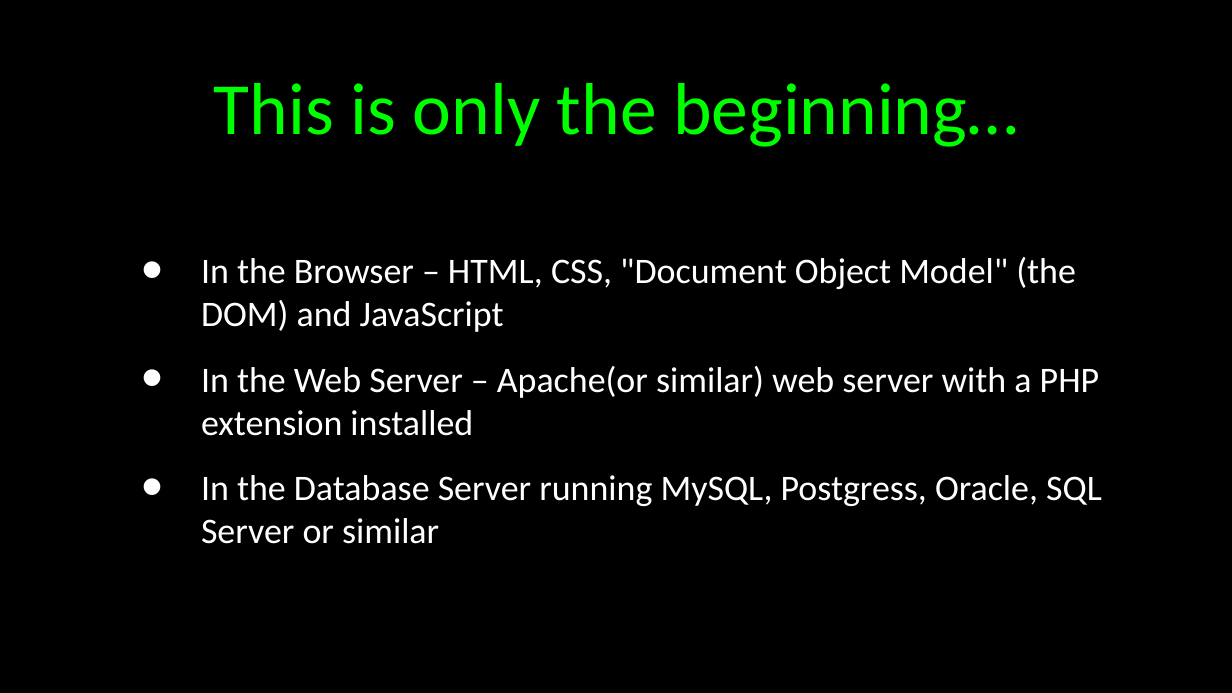
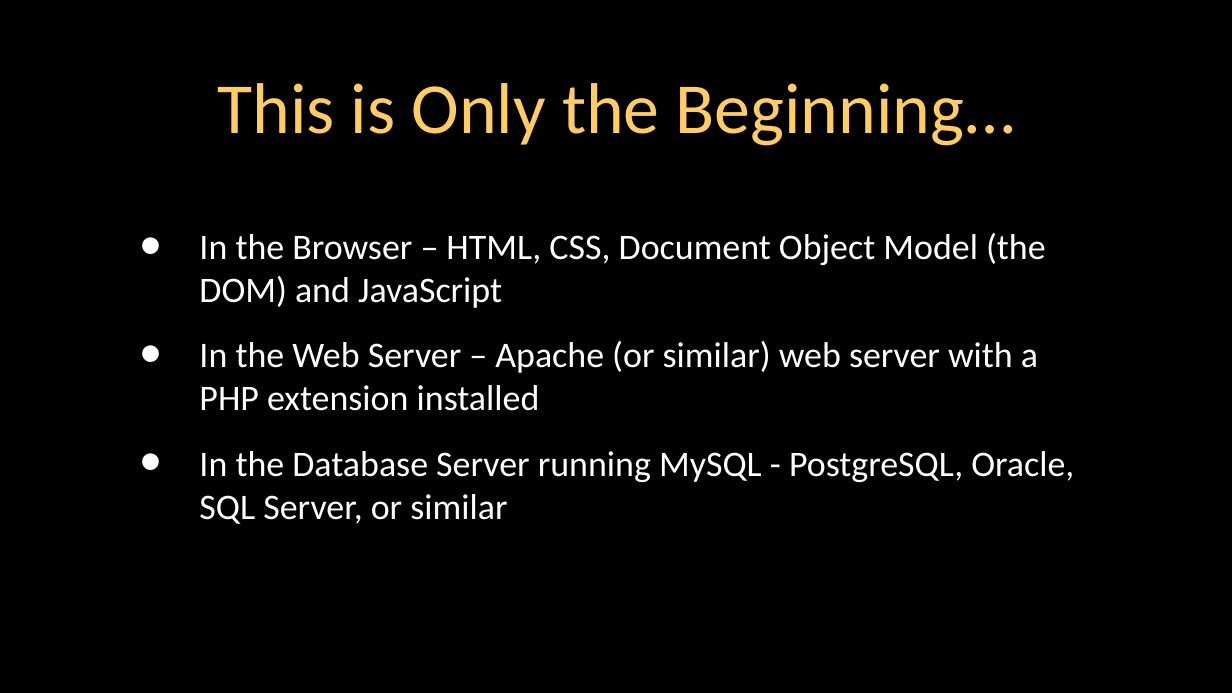
Before and after one commit to csev/wa4e, a slide deck: slide 21 of lectures/Web-01-HTTP.ppt (slide 22 before the commit). Drawn at 1232x693 pixels with LibreOffice and Linux fonts; fonts in the diff are those of the drawing. Boxes give left, top, right and bottom in pixels: in the first picture for what was removed or moved away, otherwise in the second. Text is boxed around its words. In the diff, an @@ line names an element or a change of style, - is before the commit and + after.

```diff
--- a/lectures/Web-01-HTTP.ppt
+++ b/lectures/Web-01-HTTP.ppt
@@ title at <box>217,83,1015,146</box>: text changed; size 43 to 42 pt; text colour #00FF00 to #FFCC66 @@
-This is only the beginning…
+This is Only the Beginning…
@@ text at <box>199,233,1074,524</box>: text changed @@
-• In the Browser – HTML, CSS, "Document Object Model" (the DOM) and JavaScript
-• In the Web Server – Apache(or similar) web server with a PHP extension installed
-• In the Database Server running MySQL, Postgress, Oracle, SQL Server or similar
+• In the Browser – HTML, CSS, Document Object Model (the DOM) and JavaScript
+• In the Web Server – Apache (or similar) web server with a PHP extension installed
+• In the Database Server running MySQL - PostgreSQL, Oracle, SQL Server, or similar
```
Also in this commit, not shown: 19 other slides changed, 1 slide removed, 2 other files.
